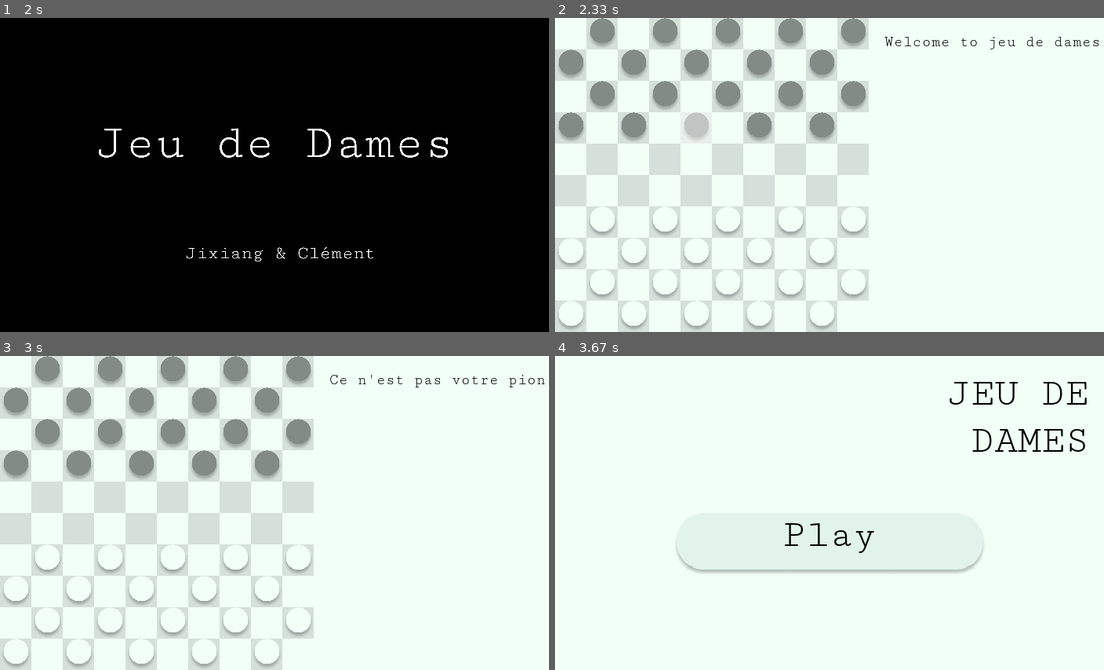
Above: before the commit, frames 1-4 (two rows, left to right).
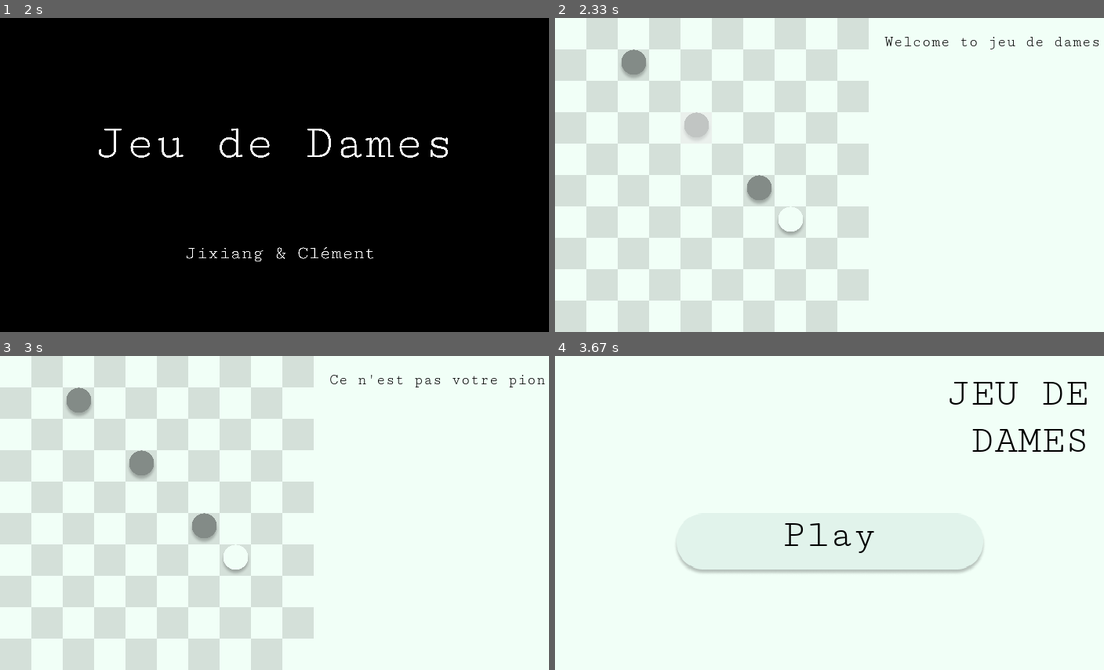
Above: after the commit, the same moments.

Repository: Snow-tear/jeu-de-dames
Game: pygame game, started from Jeu de dame.py
Two runs of this game, one before a commit and one after it. Both use one fixed random seed, a clock stepped at 60 frames per second and the inputs below.
Inputs (mouse positions are in pixels of both pictures, inside the frame that each line leads up to):
- Up to frame 1 (2 s): click (340, 203) at 1.88 s
- Up to frame 2 (2.33 s): click (697, 112) at 2.22 s
- Up to frame 3 (3 s): click (274, 550) at 2.55 s
- Up to frame 4 (3.67 s): hold Esc from 3.33 s (still down)

Frame 1 is identical in both runs. In frame 2, 13% of the frame differs, in the area x 0-57%, y 0-100%; in frame 3, 13%; in frame 4, nothing differs.

Commit message:
victory display

Diff:
--- a/Jeu de dame.py
+++ b/Jeu de dame.py
@@ -8,7 +8,7 @@
 
 
 class Game():
-    test=False
+    test=True
     message = ""
     mode_repas = {'activé':False} #s'il faut à un pion condinuellement manger
     damier=[[False for j in range(10)]for i in range(10)]   #False: Pas de pion sur la case
@@ -329,7 +329,6 @@
 while not stop:
 
     pygame.display.flip()
-    print("user view", user_view)
     for event in pygame.event.get():
         if event.type == pygame.QUIT or (event.type == pygame.KEYDOWN and event.key == pygame.K_ESCAPE and user_view == 0):
             stop = True
@@ -348,32 +347,35 @@
             """
             message_print = text_font.render(game.message, True, (0, 0, 0))
             game.window.blit(message_print, (game.window_size + margin,margin))
-
-
-
-            if event.type == pygame.MOUSEBUTTONDOWN and event.button == 1:
-                #print(event.pos)  # coordonnées du clique
-                if not selected:
-                    x,y=event.pos[1]//game.case_size,event.pos[0]//game.case_size
-                    selected=True
-                else:
-                    x_n,y_n=event.pos[1]//game.case_size,event.pos[0]//game.case_size
-                    print(x,y,x_n,y_n)
-                    game.new_action(x,y,x_n,y_n)
-                    game.affichage()
-                    selected=False
-                    if game.gagné != -1:
-                        print('Black' if game.gagné else 'White'+' a gagné')
-
-
-            coordonnes_souris = pygame.mouse.get_pos()
-            x_mouse, y_mouse = coordonnes_souris[1] // game.case_size,coordonnes_souris[0] // game.case_size
-            image = game.icon['hoover']
-            image.fill((255, 255, 255, 128))
-            if x_mouse < 10 and y_mouse < 10:
-                if game.damier[x_mouse][y_mouse]:
-                    if game.tourne == game.damier[x_mouse][y_mouse].couleur:
-
-                        game.pawn_display = game.window.blit(image, (y_mouse*game.case_size, x_mouse*game.case_size))
-            if selected:
-                game.pawn_display = game.window.blit(image,(y*game.case_size, x*game.case_size))
+            if game.gagné != -1:
+                victory_announcement = text_font.render('Les noirs' if game.gagné else 'Les blancs' + ' ont gagnés !', True, game.colors["txt_color"])
+                game.window.blit(victory_announcement, (game.window_size + margin, 0.125*game.window_size))
+                instruction_message = text_font.render("Appuyez sur [esc]",True, game.colors["txt_color"])
+                game.window.blit(instruction_message, (game.window_size + margin, 0.9*game.window_size))
+
+            else:
+                if event.type == pygame.MOUSEBUTTONDOWN and event.button == 1:
+                    #print(event.pos)  # coordonnées du clique
+                    if not selected:
+                        x,y=event.pos[1]//game.case_size,event.pos[0]//game.case_size
+                        selected=True
+                    else:
+                        x_n,y_n=event.pos[1]//game.case_size,event.pos[0]//game.case_size
+                        print(x,y,x_n,y_n)
+                        game.new_action(x,y,x_n,y_n)
+                        game.affichage()
+                        selected=False
+
+
+
+                coordonnes_souris = pygame.mouse.get_pos()
+                x_mouse, y_mouse = coordonnes_souris[1] // game.case_size,coordonnes_souris[0] // game.case_size
+                image = game.icon['hoover']
+                image.fill((255, 255, 255, 128))
+                if x_mouse < 10 and y_mouse < 10:
+                    if game.damier[x_mouse][y_mouse]:
+                        if game.tourne == game.damier[x_mouse][y_mouse].couleur:
+
+                            game.pawn_display = game.window.blit(image, (y_mouse*game.case_size, x_mouse*game.case_size))
+                if selected:
+                    game.pawn_display = game.window.blit(image,(y*game.case_size, x*game.case_size))
